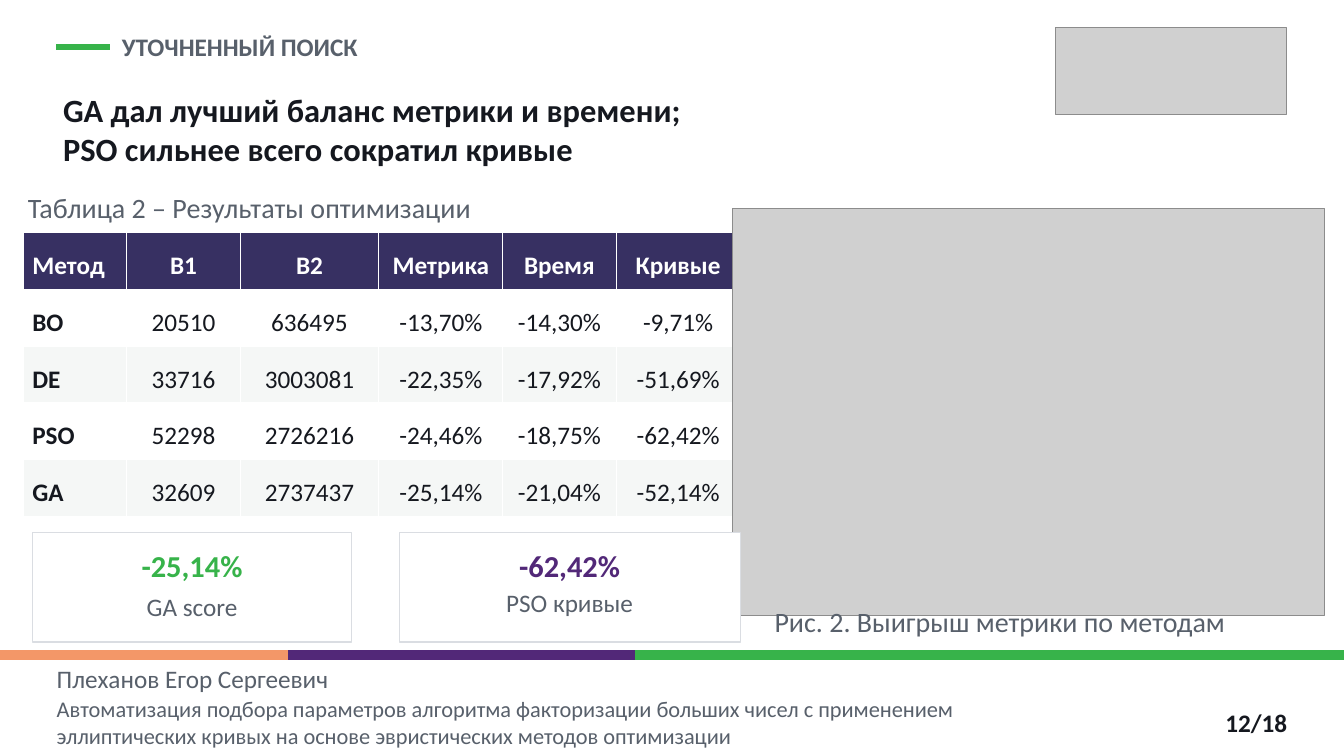
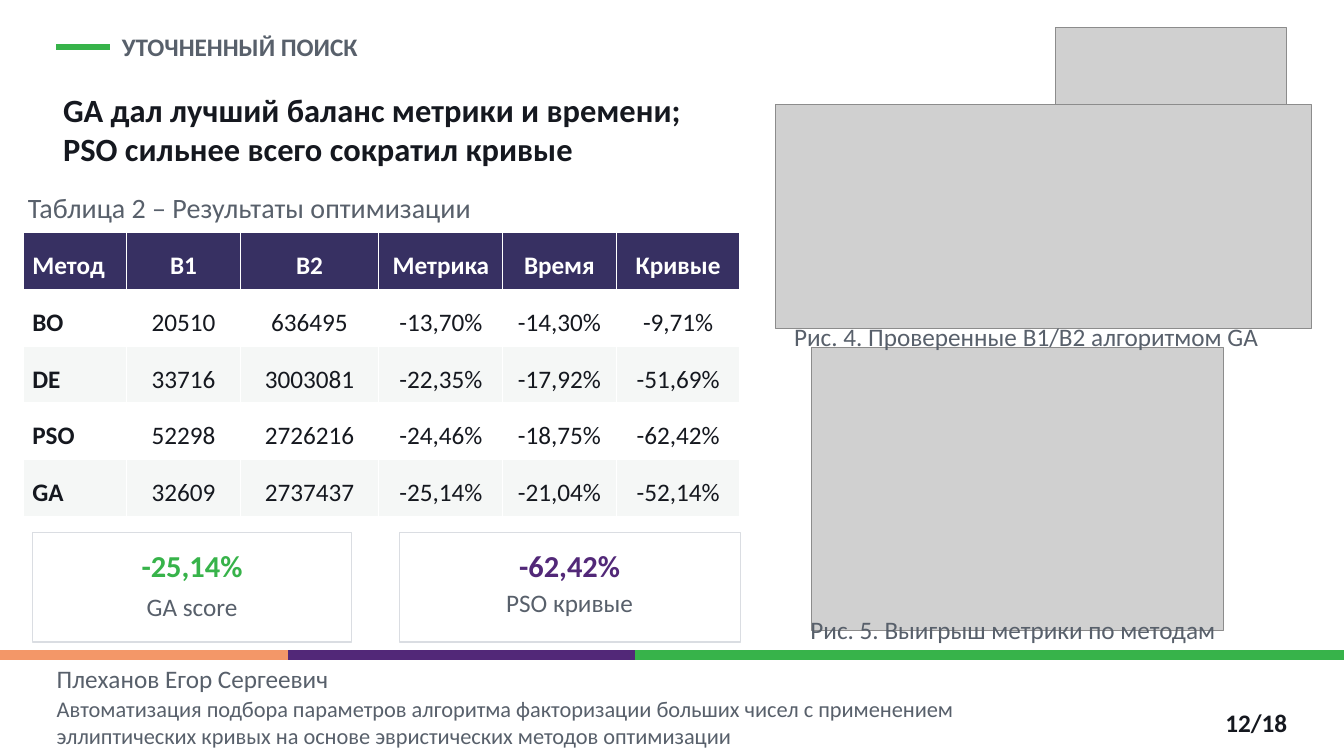
Before and after one commit to EgorPlehanov/ecm-evolutionary-optimization, a slide deck: slide 12 of REPORTS/06_thesis_defense_presentation/Plekhanov_thesis_defense_ECM_parameter_optimization_polytech.pptx. Drawn at 1344x756 pixels with LibreOffice and Linux fonts; fonts in the diff are those of the drawing; grey boxes stand for pictures. Boxes give left, top, right and bottom in pixels: in the first picture for what was removed or moved away, otherwise in the second. Text is boxed around its words. In the diff, an @@ line names an element or a change of style, - is before the commit and + after.

```diff
--- a/REPORTS/06_thesis_defense_presentation/Plekhanov_thesis_defense_ECM_parameter_optimization_polytech.pptx
+++ b/REPORTS/06_thesis_defense_presentation/Plekhanov_thesis_defense_ECM_parameter_optimization_polytech.pptx
@@ picture added at <box>775,105,1312,329</box> @@
@@ text added at <box>794,326,1257,353</box>, 18 pt, text #58606B @@
+Рис. 4. Проверенные B1/B2 алгоритмом GA
@@ picture: place and size @@
-picture at <box>732,209,1325,616</box>
+picture at <box>812,348,1223,631</box>
@@ text at <box>810,618,1215,645</box>: text changed; size 20 to 18 pt @@
-Рис. 2. Выигрыш метрики по методам
+Рис. 5. Выигрыш метрики по методам
```
Also in this commit, not shown: 10 other slides changed, 1 other file.
